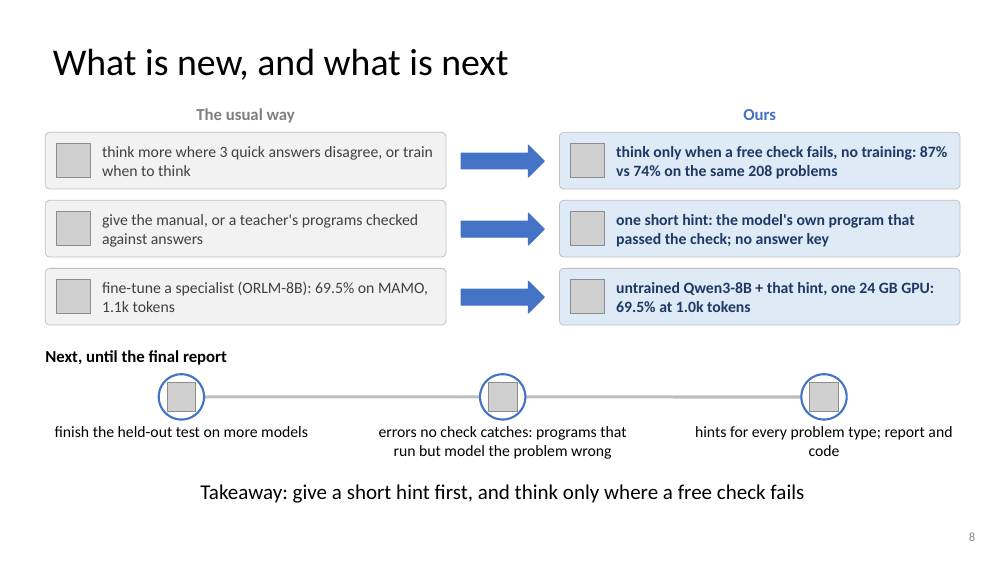
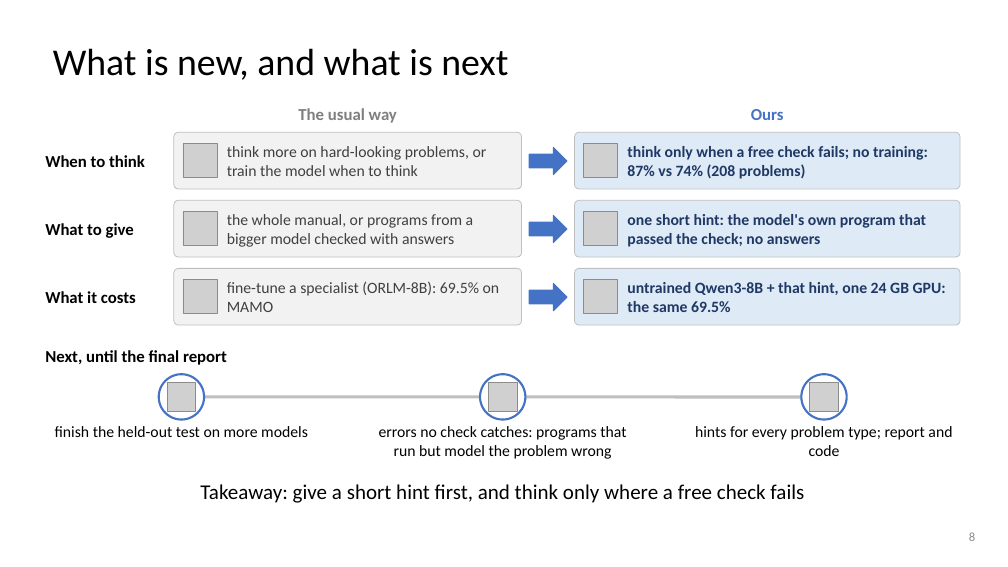
Before and after one commit to dlwns147/CSED490E_Project_Team5, a slide deck: slide 8 of Proposal_Team5.pptx. Drawn at 1008x567 pixels with LibreOffice and Linux fonts; fonts in the diff are those of the drawing; grey boxes stand for pictures. Boxes give left, top, right and bottom in pixels: in the first picture for what was removed or moved away, otherwise in the second. Text is boxed around its words. In the diff, an @@ line names an element or a change of style, - is before the commit and + after.

```diff
--- a/Proposal_Team5.pptx
+++ b/Proposal_Team5.pptx
@@ text "The usual way": place and size @@
-text "The usual way" at bbox=[196, 108, 295, 123]
+text "The usual way" at bbox=[298, 108, 397, 123]
@@ text "Ours": place and size @@
-text "Ours" at bbox=[743, 109, 776, 120]
+text "Ours" at bbox=[751, 109, 784, 120]
@@ rounded rectangle: place and size @@
-rounded rectangle at bbox=[45, 132, 446, 189]
+rounded rectangle at bbox=[174, 132, 522, 189]
@@ text at bbox=[227, 146, 487, 176]: text changed @@
-think more where 3 quick answers disagree, or train when to think
+think more on hard-looking problems, or train the model when to think
@@ right arrow: place and size @@
-right arrow at bbox=[461, 145, 544, 177]
+right arrow at bbox=[529, 147, 567, 175]
@@ rounded rectangle: place and size @@
-rounded rectangle at bbox=[560, 132, 960, 189]
+rounded rectangle at bbox=[575, 132, 960, 189]
@@ text at bbox=[627, 146, 928, 179]: text changed @@
-think only when a free check fails, no training: 87% vs 74% on the same 208 problems
+think only when a free check fails; no training: 87% vs 74% (208 problems)
@@ text added at bbox=[45, 155, 145, 167], 16 pt, text #000000, bold @@
+When to think
@@ rounded rectangle: place and size @@
-rounded rectangle at bbox=[45, 200, 446, 257]
+rounded rectangle at bbox=[174, 200, 522, 257]
@@ rounded rectangle: place and size @@
-rounded rectangle at bbox=[560, 200, 960, 257]
+rounded rectangle at bbox=[575, 200, 960, 257]
@@ text added at bbox=[45, 223, 134, 238], 16 pt, text #000000, bold @@
+What to give
@@ text at bbox=[227, 214, 474, 247]: text changed @@
-give the manual, or a teacher's programs checked against answers
+the whole manual, or programs from a bigger model checked with answers
@@ right arrow: place and size @@
-right arrow at bbox=[461, 213, 544, 245]
+right arrow at bbox=[529, 216, 567, 243]
@@ text at bbox=[627, 214, 926, 247]: text changed @@
-one short hint: the model's own program that passed the check; no answer key
+one short hint: the model's own program that passed the check; no answers
@@ rounded rectangle: place and size @@
-rounded rectangle at bbox=[45, 268, 446, 325]
+rounded rectangle at bbox=[174, 268, 522, 325]
@@ rounded rectangle: place and size @@
-rounded rectangle at bbox=[560, 268, 960, 325]
+rounded rectangle at bbox=[575, 268, 960, 325]
@@ text added at bbox=[45, 291, 136, 303], 16 pt, text #000000, bold @@
+What it costs
@@ 3 pictures: place and size @@
-3 pictures at bbox=[57, 144, 91, 314]
+3 pictures at bbox=[183, 144, 217, 314]
@@ text at bbox=[227, 281, 500, 312]: text changed @@
-fine-tune a specialist (ORLM-8B): 69.5% on MAMO, 1.1k tokens
+fine-tune a specialist (ORLM-8B): 69.5% on MAMO
@@ right arrow: place and size @@
-right arrow at bbox=[461, 281, 544, 313]
+right arrow at bbox=[529, 284, 567, 311]
@@ 3 pictures: place and size @@
-3 pictures at bbox=[571, 144, 605, 314]
+3 pictures at bbox=[584, 144, 618, 314]
@@ text at bbox=[627, 282, 946, 312]: text changed @@
-untrained Qwen3-8B + that hint, one 24 GB GPU: 69.5% at 1.0k tokens
+untrained Qwen3-8B + that hint, one 24 GB GPU: the same 69.5%
```
Also in this commit, not shown: 2 other slides changed, 3 other files.
